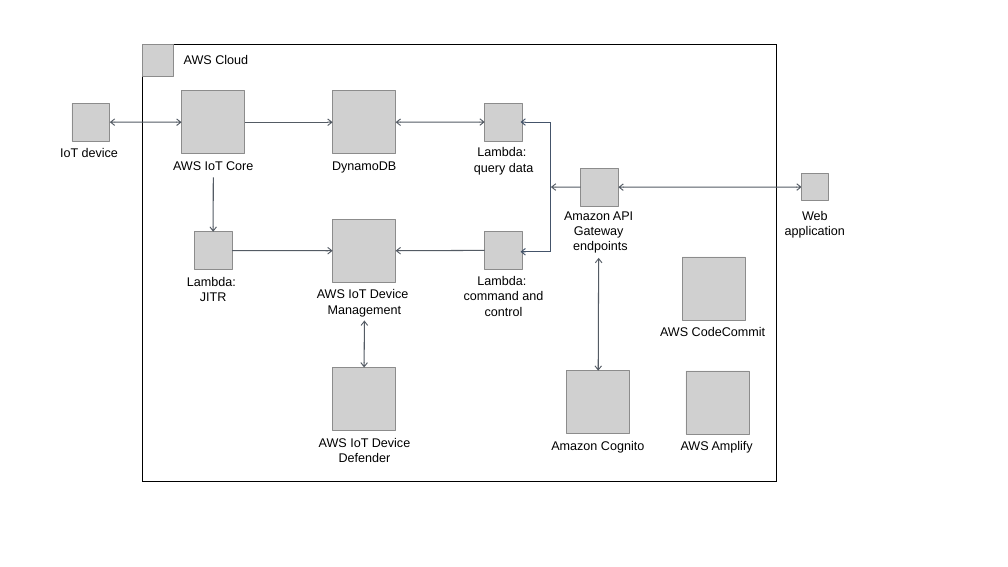
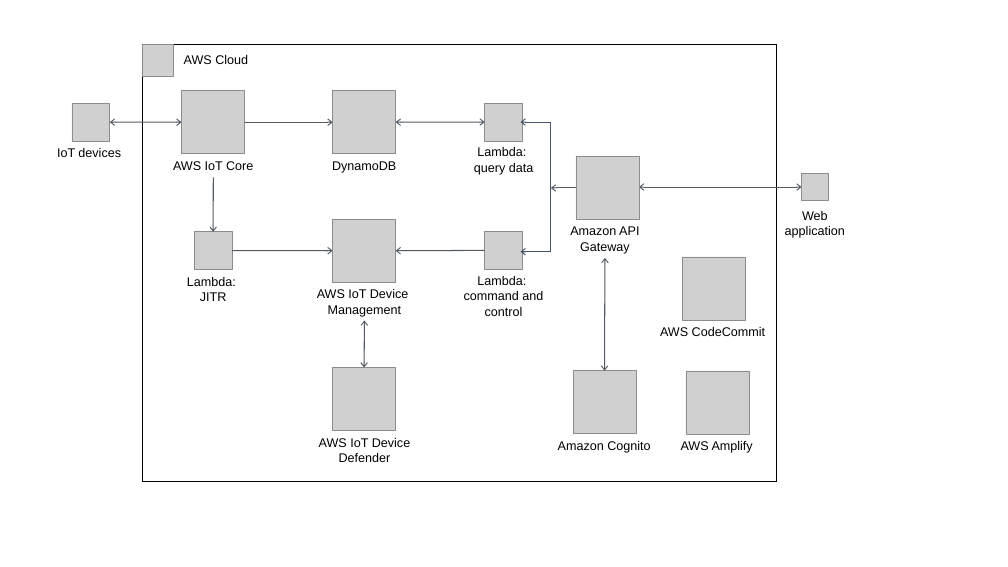
Before and after one commit to aws-quickstart/quickstart-iot-connectivity-security, a slide deck: slide 1 of docs/images/iot-connectivity-security-architecture-diagram.pptx. Drawn at 1008x567 pixels with LibreOffice and Linux fonts; fonts in the diff are those of the drawing; grey boxes stand for pictures. Boxes give left, top, right and bottom in pixels: in the first picture for what was removed or moved away, otherwise in the second. Text is boxed around its words. In the diff, an @@ line names an element or a change of style, - is before the commit and + after.

```diff
--- a/docs/images/iot-connectivity-security-architecture-diagram.pptx
+++ b/docs/images/iot-connectivity-security-architecture-diagram.pptx
@@ text at [57,148,121,157]: text changed @@
-IoT device
+IoT devices
@@ picture added at [576,157,639,219] @@
@@ picture removed at [581,169,619,206] @@
@@ arrow moved from (551, 187) - (581, 188) to (551, 188) - (576, 188) @@
@@ double arrow moved from (802, 187) - (619, 188) to (802, 187) - (639, 187) @@
@@ text "Amazon API Gateway": place and size @@
-text "Amazon API Gateway" at [564,211,633,253]
+text "Amazon API Gateway" at [570,226,639,254]
@@ text at [573,241,628,253]: paragraph removed @@
-endpoints
@@ 1 picture, 1 text, 1 double arrow: place and size @@
-1 picture, 1 text, 1 double arrow at [551,258,644,453]
+1 picture, 1 text, 1 double arrow at [558,258,650,453]
```
Also in this commit, not shown: 7 other files.
